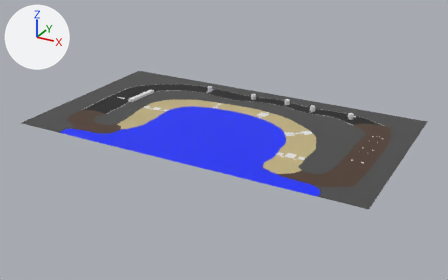
The Blender file models/track_resort.blend, before and after one commit.
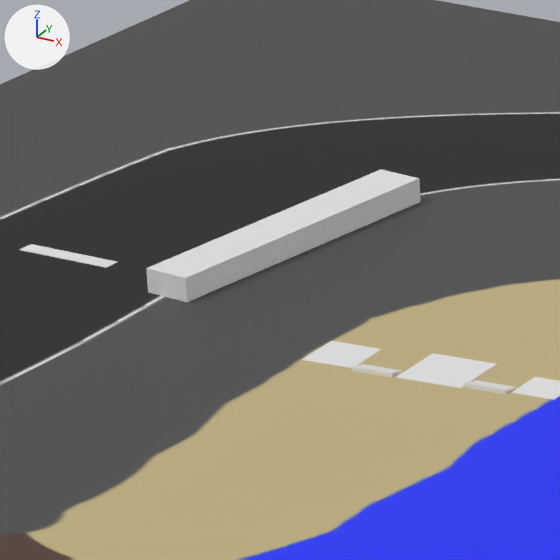
Each version is shown whole from a 50 mm camera at (109.5, -168.2, 87.4) aimed at (6.7, 18.6, -6.0), then close up on the part from 25% to 37% of the width and 26% to 45% of the height. Every picture has the same lights, and +X, +Y and +Z are marked at upper left. Objects named as collision shapes, trigger or cutter boxes, shadow casters or lower levels of detail are left out.

Before the edit, the objects in view are built like this:
```python
me_cube_037 = bpy.data.meshes.new('Cube.037')
me_cube_037.from_pydata(...)  # a box spanning x -253.0..253.0, y -9.0..9.0, z -253.0..253.0
me_cube_037.materials.append(mat_material_009)  # its picture is missing
me_cube_038 = bpy.data.meshes.new('Cube.038')
me_cube_038.from_pydata(...)  # a box spanning x -253.0..253.0, y -9.0..9.0, z -253.0..253.0
me_cube_038.materials.append(mat_material_009)  # its picture is missing
me_rail = bpy.data.meshes.new('rail')
me_rail.from_pydata(...)  # 12 vertices, 6 faces; spans x -1.0..1.01, y -1.0..1.0, z -1.0..1.0
ob_magnetpad_007 = bpy.data.objects.new('magnetpad.007', me_cube_037)
ob_magnetpad_007.location = (-20.7, 21.08, -0.02)
ob_magnetpad_007.rotation_euler = (1.571, 0.0, 1.655)  # degrees (90, 0, 95)
ob_magnetpad_007.scale = (0.00358, 0.00358, 0.00358)
ob_magnetpad_008 = bpy.data.objects.new('magnetpad.008', me_cube_038)
ob_magnetpad_008.location = (-29.4, 20.35, -0.02)
ob_magnetpad_008.rotation_euler = (1.571, 0.0, 1.655)  # degrees (90, 0, 95)
ob_magnetpad_008.scale = (0.00436, 0.00436, 0.00436)
ob_solid_rail_smooth = bpy.data.objects.new('solid_rail_smooth', me_rail)
ob_solid_rail_smooth.location = (0.0, 0.0, 0.0)
_m = ob_solid_rail_smooth.modifiers.new('Array', 'ARRAY')
_m.fit_type = 'FIT_CURVE'
_m.curve = ob_nurbspath
_m = ob_solid_rail_smooth.modifiers.new('Curve', 'CURVE')
_m.object = ob_nurbspath
# also in view: 'startline' at (-45.2, 24.2, -0.2); 'track' at (5.5, 21.2, 0.0); 'magnetpad.004' at (-24.9, 20.8, 0.0)
```
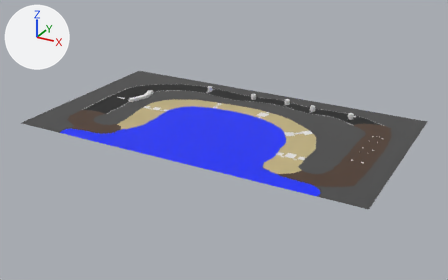
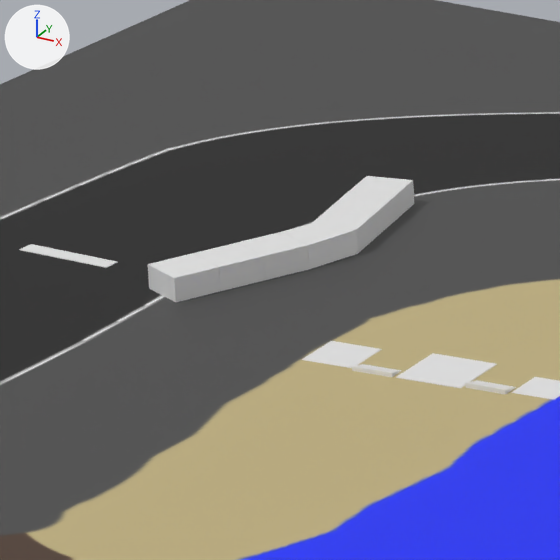
The change, as JSON lines over the scene's bpy script:
```json
{"op": "remove", "block": "cu_nurbspath", "code": "_sp.points.foreach_set('co', [-38.87, 23.26, 0.0, 1.0, -37.8, 35.6, 0.0, 1.0])"}
{"op": "set", "path": "_sp", "old": "cu_nurbspath.splines.new('NURBS'); _sp.points.add(1)", "new": "cu_nurbspath.splines.new('NURBS'); _sp.points.add(2)"}
{"op": "add", "block": "cu_nurbspath", "code": "_sp.points.foreach_set('co', [-38.87, 23.26, 0.0, 1.0, -36.3, 29.4, 0.0, 1.0, -37.8, 35.6, 0.0, 1.0])"}
```

What differs and where, as boxes (x1, y1, x2, y2) in the close-ups (560 x 560 px):
```json
{"object": "solid_rail_smooth", "change": "reshaped", "before": [146, 169, 420, 302], "after": [148, 176, 414, 302]}
```
